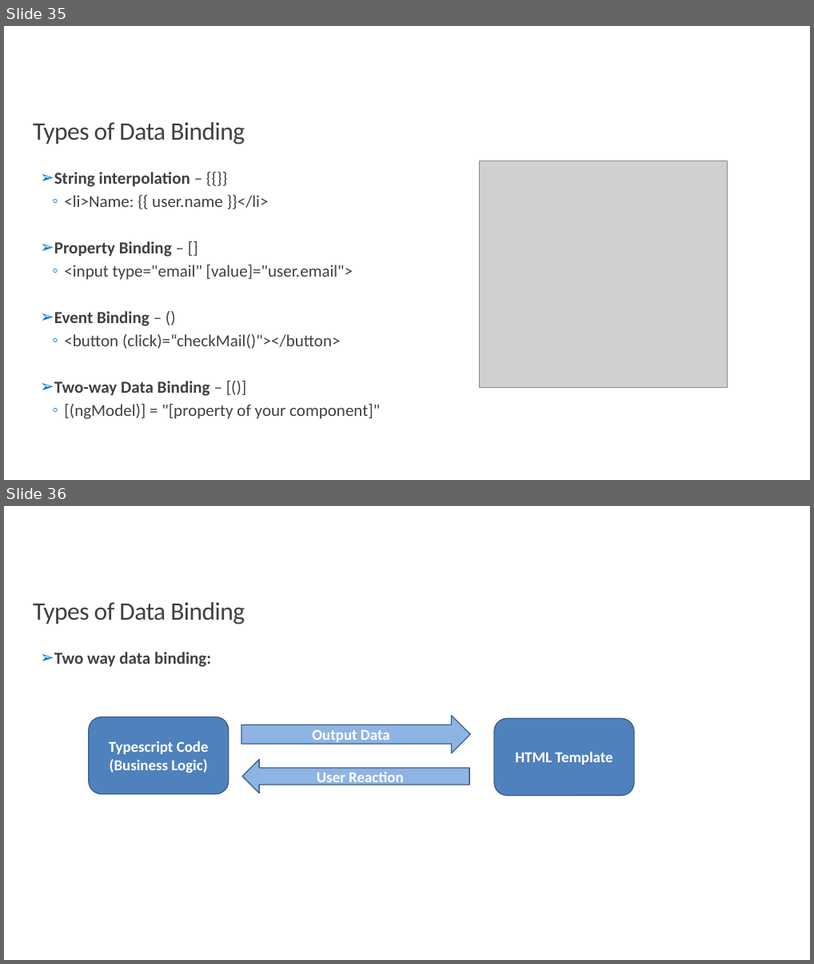
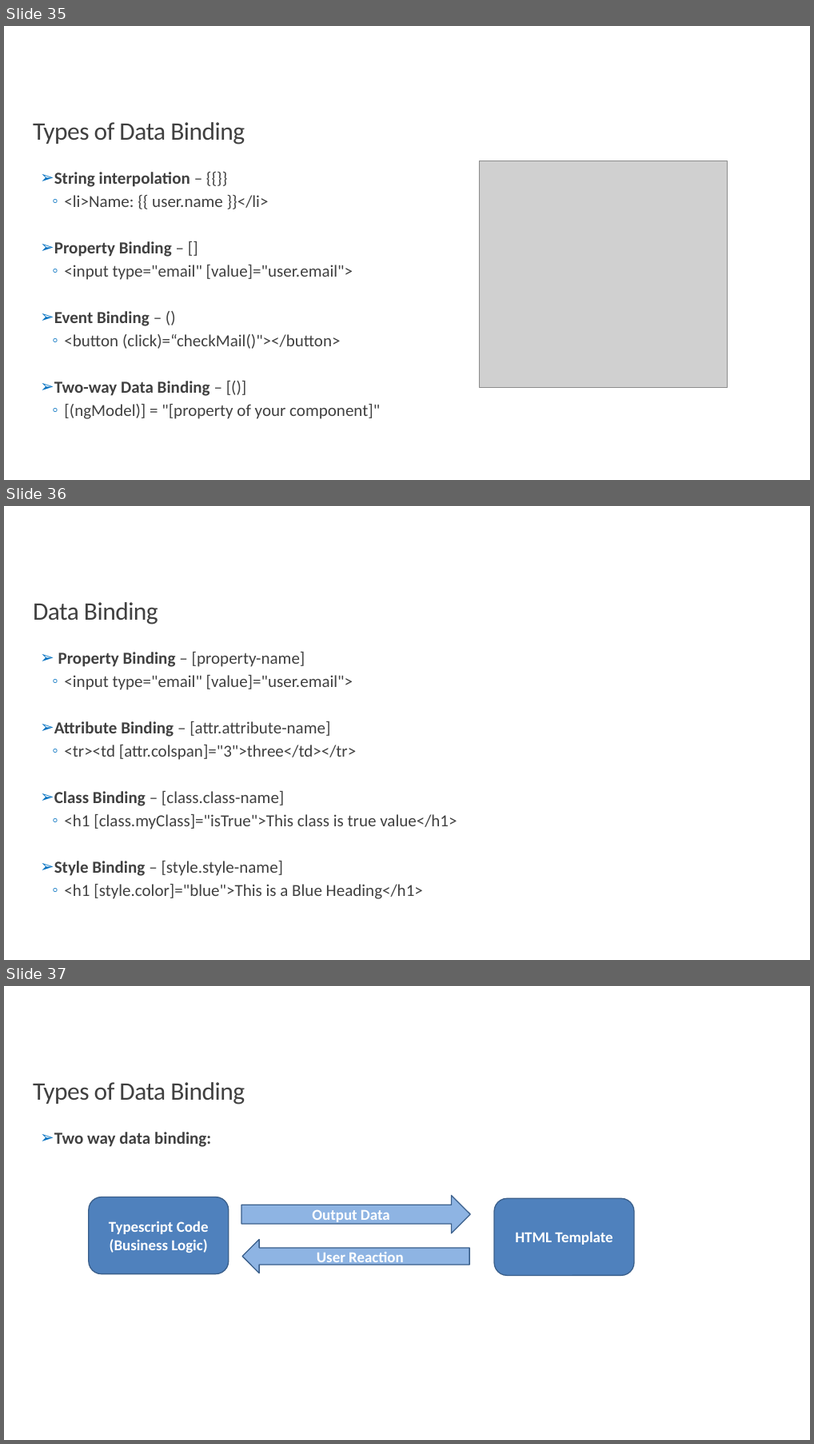
Before and after one commit to matharbeevi/Angular-9-Beginner-Tutorial, a slide deck: Angular Beginner Tutorial_New.pptx. Shown one above the other, each under a label of ours: slides 35 and 36 before the commit, slides 35, 36 and 37 after it. The pictures are 814x964 and 814x1444 pixels, drawn with LibreOffice and Linux fonts; fonts in the diff are those of the drawing; grey boxes stand for pictures; background and template pictures are left out. Boxes give left, top, right and bottom in pixels: in the first picture for what was removed or moved away, otherwise in the second. Text is boxed around its words. In the diff, an @@ line names an element or a change of style, - is before the commit and + after.

```diff
--- a/Angular Beginner Tutorial_New.pptx
+++ b/Angular Beginner Tutorial_New.pptx
@@ slide 36 added at [4,506,810,960], background picture (left out) @@
@@ title added at [33,602,158,624], 30 pt, text #404040 @@
+Data Binding
@@ text added at [54,652,457,899], 20 pt, text #404040 @@
+  ➢ Property Binding – [property-name]
+    ◦ <input type="email" [value]="user.email">
+  ➢ Attribute Binding – [attr.attribute-name]
+    ◦ <tr><td [attr.colspan]="3">three</td></tr>
+  ➢ Class Binding – [class.class-name]
+    ◦ <h1 [class.myClass]="isTrue">This class is true value</h1>
+  ➢ Style Binding – [style.style-name]
+    ◦ <h1 [style.color]="blue">This is a Blue Heading</h1>
@@ what was slide 36 is now slide 37 @@
```
Also in this commit, not shown: 1 slide changed.
